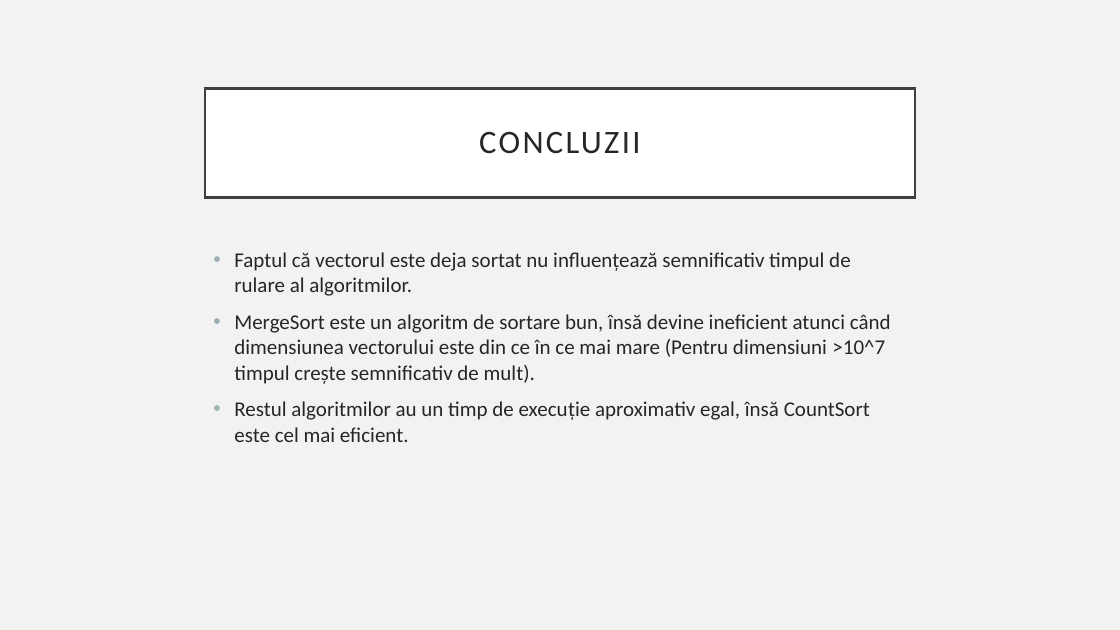
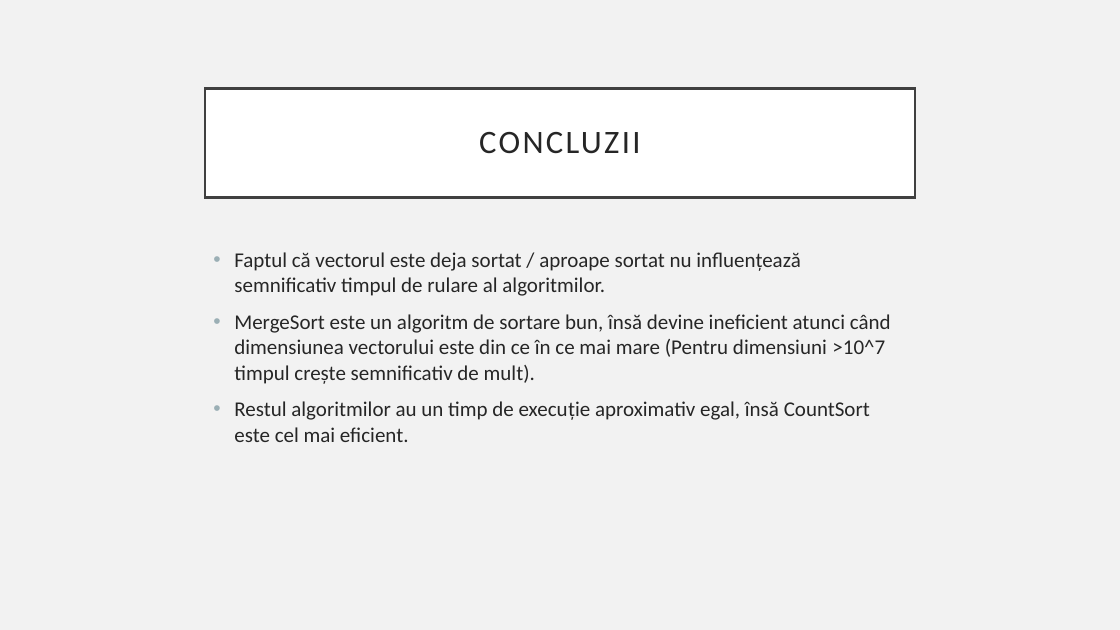
Before and after one commit to AndreiDogarel/Test-Sorting-Algorithms, a slide deck: slide 8 of Proiect1_SD.pptx (slide 6 before the commit). Drawn at 1120x630 pixels with LibreOffice and Linux fonts; fonts in the diff are those of the drawing. Boxes give left, top, right and bottom in pixels: in the first picture for what was removed or moved away, otherwise in the second. Text is boxed around its words. In the diff, an @@ line names an element or a change of style, - is before the commit and + after.

```diff
--- a/Proiect1_SD.pptx
+++ b/Proiect1_SD.pptx
@@ text at (234, 252, 800, 296): text changed @@
-• Faptul că vectorul este deja sortat nu influențează semnificativ timpul de rulare al algoritmilor.
+• Faptul că vectorul este deja sortat / aproape sortat nu influențează semnificativ timpul de rulare al algoritmilor.
```
Also in this commit, not shown: 7 other slides changed, 3 slides added, 1 slide removed, 1 other file.
